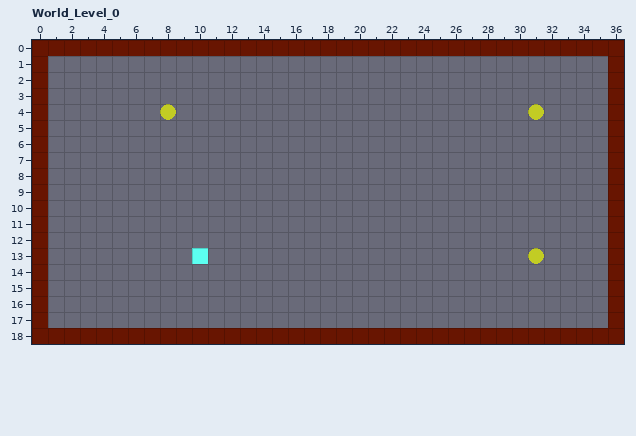
LDtk project: Assets/LDtk/Data/Brickbreaker.ldtk. The picture above was drawn from the file before the commit.
Cells are 16x16 px. Shown: World_Level_0 x 0..36, y 0..18. The commit also changed other parts of the map, which this record leaves out.
The same view after the edit:
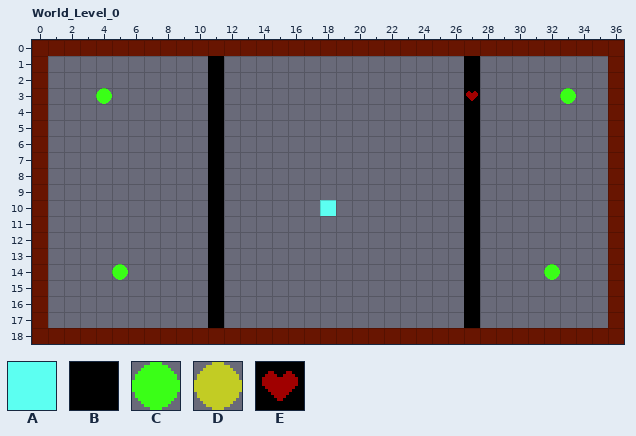
Key: from "Entity": A 0, B 2, C 3, D 5, E 7.
_ is an empty cell, . an unchanged one.
Change:
--- layer "Entities"
@@ x 4..33 @@
- 1 ......._..............._......
- 2 ......._..............._......
- 3 _......_..............._....._
- 4 ....D.._..............._...D..
- 5 ......._..............._......
- 6 ......._..............._......
- 7 ......._..............._......
- 8 ......._..............._......
- 9 ......._..............._......
-10 ......._......_........_......
-11 ......._..............._......
-12 ......._..............._......
-13 ......A_..............._...D..
-14 ._....._..............._...._.
-15 ......._..............._......
-16 ......._..............._......
-17 ......._..............._......
+ 1 .......B...............B......
+ 2 .......B...............B......
+ 3 C......B...............E.....C
+ 4 ...._..B...............B..._..
+ 5 .......B...............B......
+ 6 .......B...............B......
+ 7 .......B...............B......
+ 8 .......B...............B......
+ 9 .......B...............B......
+10 .......B......A........B......
+11 .......B...............B......
+12 .......B...............B......
+13 ......_B...............B..._..
+14 .C.....B...............B....C.
+15 .......B...............B......
+16 .......B...............B......
+17 .......B...............B......
